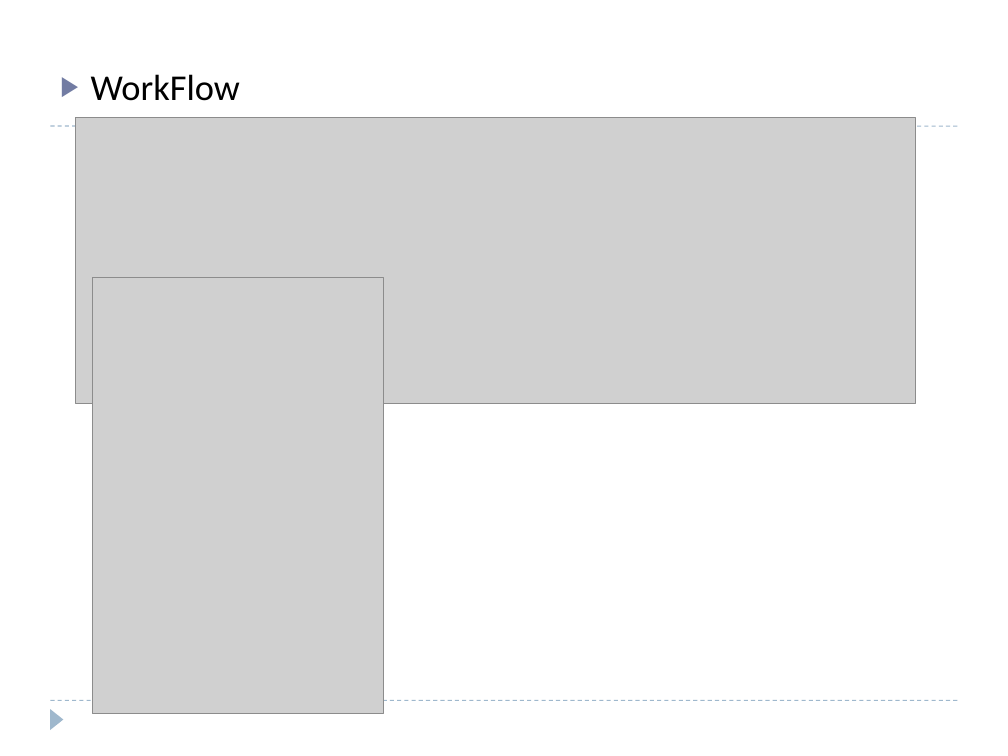
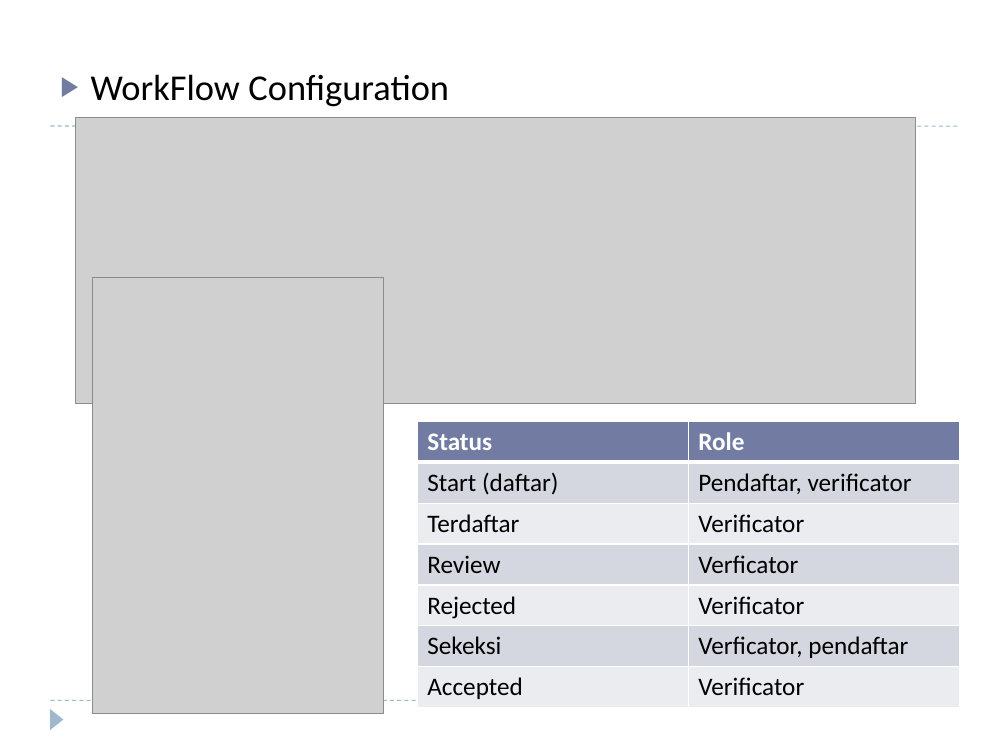
Before and after one commit to nabilarifdaaa/TugasAkhir, a slide deck: slide 12 of Presentasi Tugas Akhir.pptx (slide 13 before the commit). Drawn at 1008x756 pixels with LibreOffice and Linux fonts; fonts in the diff are those of the drawing; grey boxes stand for pictures. Boxes give left, top, right and bottom in pixels: in the first picture for what was removed or moved away, otherwise in the second. Text is boxed around its words. In the diff, an @@ line names an element or a change of style, - is before the commit and + after.

```diff
--- a/Presentasi Tugas Akhir.pptx
+++ b/Presentasi Tugas Akhir.pptx
@@ text at (91, 74, 449, 107): text changed @@
-▶ WorkFlow
+▶ WorkFlow Configuration
@@ table added at (417, 421, 960, 704), 7 rows, 2 columns @@
+Status | Role
+Start (daftar) | Pendaftar, verificator
+Terdaftar | Verificator
+Review | Verficator
+Rejected | Verificator
+Sekeksi | Verficator, pendaftar
+Accepted | Verificator
```
Also in this commit, not shown: 7 other slides changed, 2 slides added, 2 slides removed.
